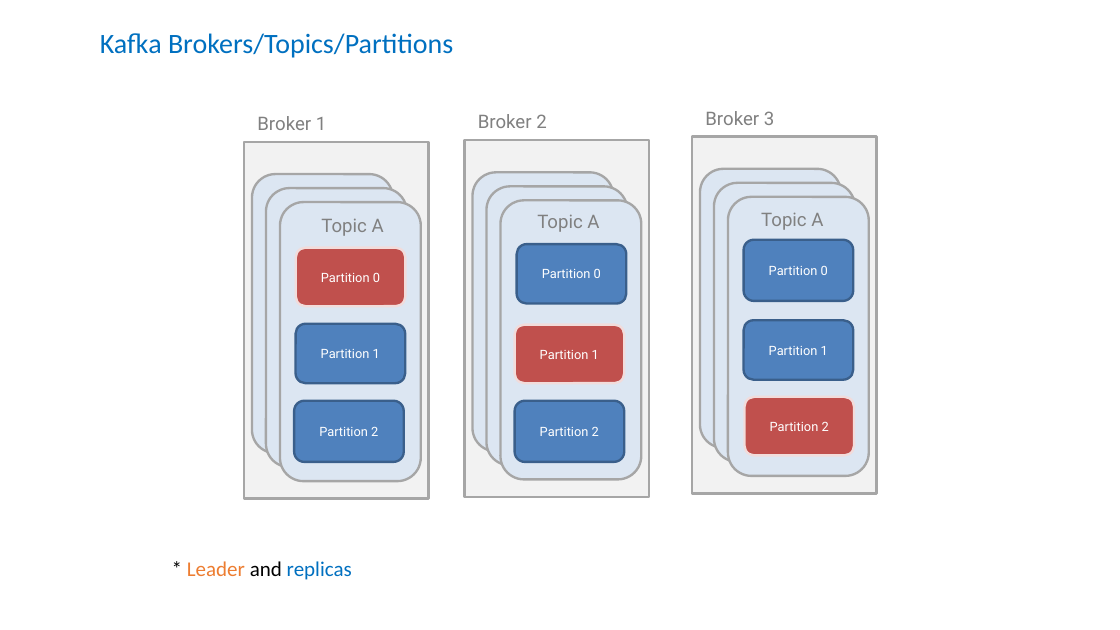
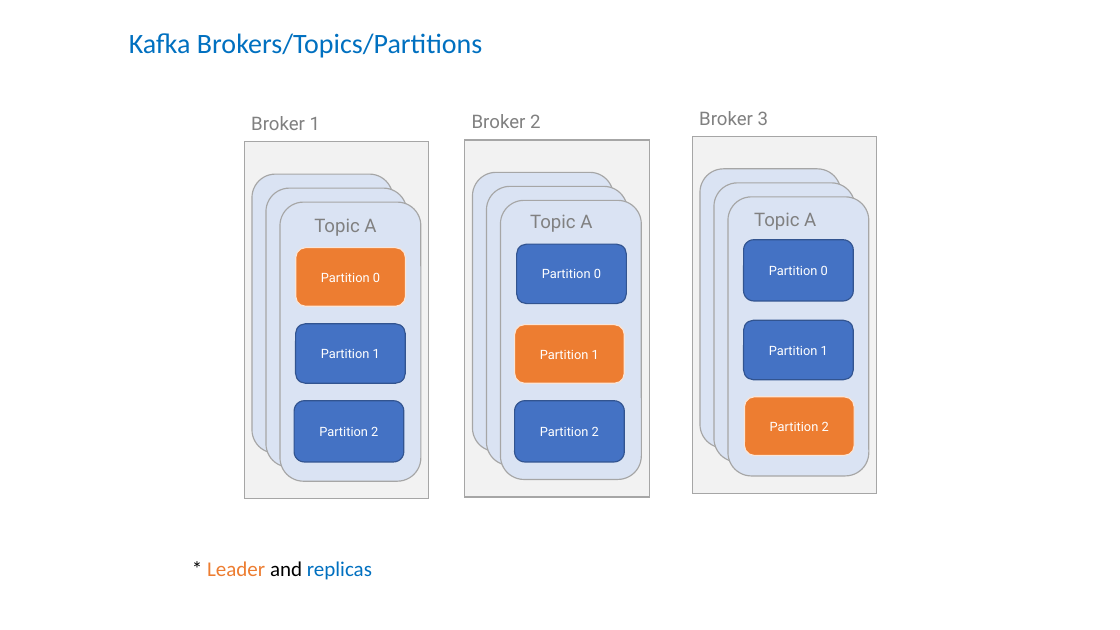
Before and after one commit to michaellif/event-driven-microservices-example, a slide deck: slide 10 of MicroservicesTraining.pptx. Drawn at 1120x630 pixels with LibreOffice and Linux fonts; fonts in the diff are those of the drawing. Boxes give left, top, right and bottom in pixels: in the first picture for what was removed or moved away, otherwise in the second. Text is boxed around its words. In the diff, an @@ line names an element or a change of style, - is before the commit and + after.

```diff
--- a/MicroservicesTraining.pptx
+++ b/MicroservicesTraining.pptx
@@ text "Kafka Brokers/Topics/Partitions": place and size @@
-text "Kafka Brokers/Topics/Partitions" at box(100, 33, 453, 58)
+text "Kafka Brokers/Topics/Partitions" at box(129, 33, 482, 58)
@@ text "Broker 1": place and size @@
-text "Broker 1" at box(257, 116, 326, 130)
+text "Broker 1" at box(251, 116, 320, 130)
@@ text "Broker 2": place and size @@
-text "Broker 2" at box(478, 114, 546, 128)
+text "Broker 2" at box(472, 114, 540, 128)
@@ text "Broker 3": place and size @@
-text "Broker 3" at box(705, 111, 774, 125)
+text "Broker 3" at box(699, 111, 768, 125)
@@ outline #A6A6A6 2 pt to #A6A6A6 1 pt in 3 elements at box(465, 140, 649, 497), box(692, 136, 877, 493), box(245, 142, 429, 499) @@
@@ fill #DCE6F2 to #DAE3F3; outline #A6A6A6 2 pt to #A6A6A6 1 pt; proportions changed in 9 elements at box(252, 174, 393, 453), box(266, 188, 408, 467), box(280, 202, 421, 481), box(486, 187, 628, 465), box(501, 201, 642, 480), box(700, 169, 841, 448), box(714, 183, 855, 462), box(728, 197, 870, 476), box(472, 172, 613, 451) @@
@@ text "Topic A": place and size @@
-text "Topic A" at box(321, 218, 384, 236)
+text "Topic A" at box(314, 218, 376, 236)
@@ text "Topic A": place and size @@
-text "Topic A" at box(537, 214, 599, 232)
+text "Topic A" at box(530, 214, 592, 232)
@@ text "Topic A": place and size @@
-text "Topic A" at box(761, 212, 823, 230)
+text "Topic A" at box(754, 212, 816, 230)
@@ fill #4F81BD to #4472C4; outline #3A5F8C 2 pt to #325491 1 pt; proportions changed in 6 elements at box(296, 323, 406, 383), box(294, 401, 404, 462), box(517, 245, 627, 304), box(515, 401, 625, 462), box(744, 320, 854, 380), box(744, 239, 854, 301) @@
@@ fill #C0504D to #ED7D31; outline #F2DCDB 2 pt to #FBE5D6 1 pt; proportions changed in 3 elements at box(296, 248, 406, 307), box(515, 324, 625, 383), box(744, 397, 854, 455) @@
@@ text "* Leader and replicas": place and size @@
-text "* Leader and replicas" at box(187, 561, 352, 580)
+text "* Leader and replicas" at box(207, 561, 372, 580)
```
Also in this commit, not shown: 19 other slides changed.
